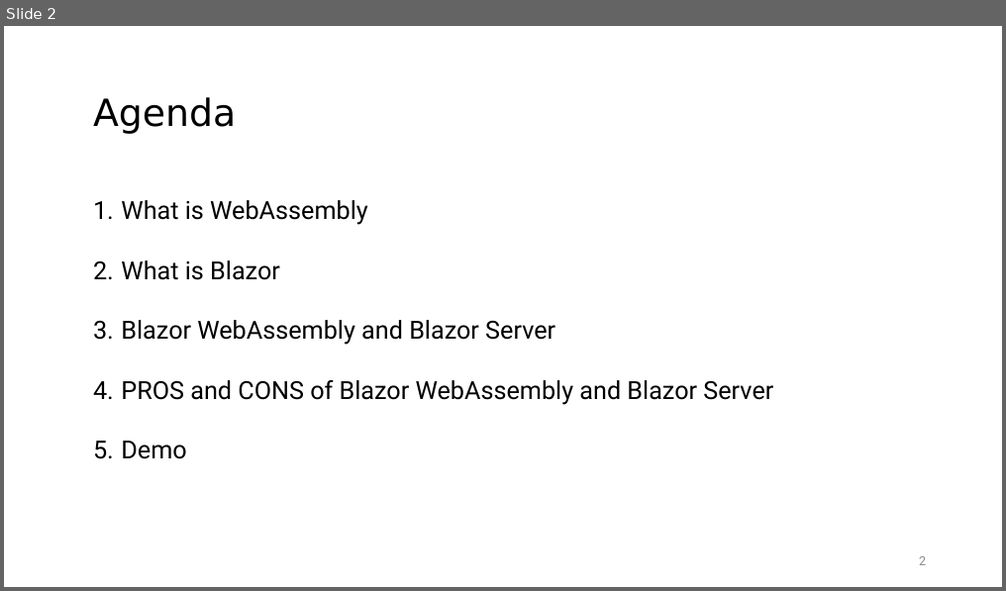
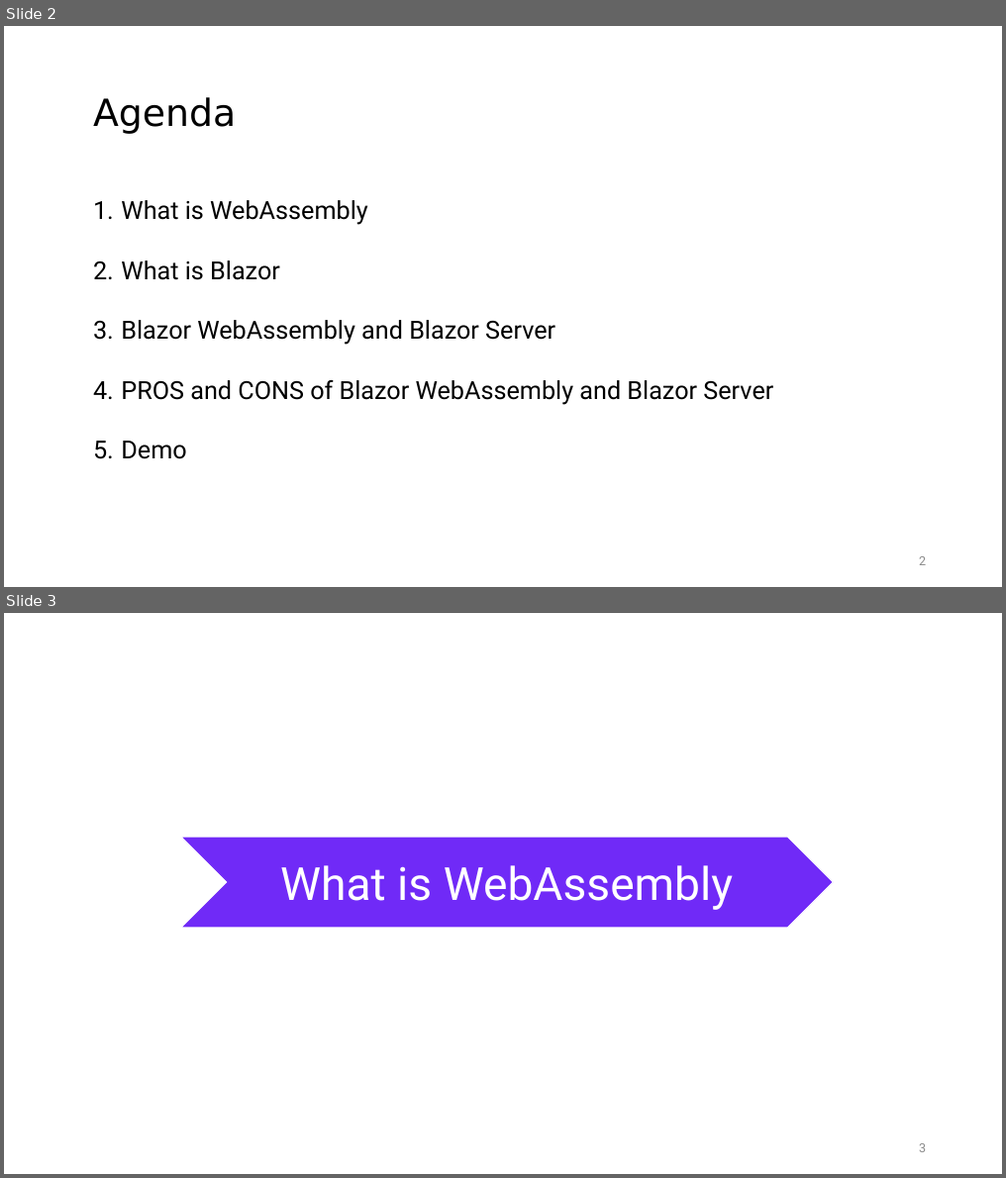
Before and after one commit to nguyenhoanthienit/blazor, a slide deck: Documents/seminar.pptx. Shown one above the other, each under a label of ours: slide 2 before the commit, slides 2 and 3 after it. The pictures are 1006x591 and 1006x1178 pixels, drawn with LibreOffice and Linux fonts; fonts in the diff are those of the drawing. Boxes give left, top, right and bottom in pixels: in the first picture for what was removed or moved away, otherwise in the second. Text is boxed around its words. In the diff, an @@ line names an element or a change of style, - is before the commit and + after.

```diff
--- a/Documents/seminar.pptx
+++ b/Documents/seminar.pptx
@@ slide 3 added at <box>4,613,1002,1174</box>, background #FFFFFF @@
@@ chevron added at <box>181,837,834,928</box>, fill #702AF7, outline #FFFFFF 1 pt, 44 pt, text #FFFFFF @@
+What is WebAssembly
@@ page number added at <box>919,1144,926,1153</box>, 12 pt, text #8C8C8C @@
+3
```
Also in this commit, not shown: 4 slides changed, 12 other slides added, 1 slide removed, 11 other files.
